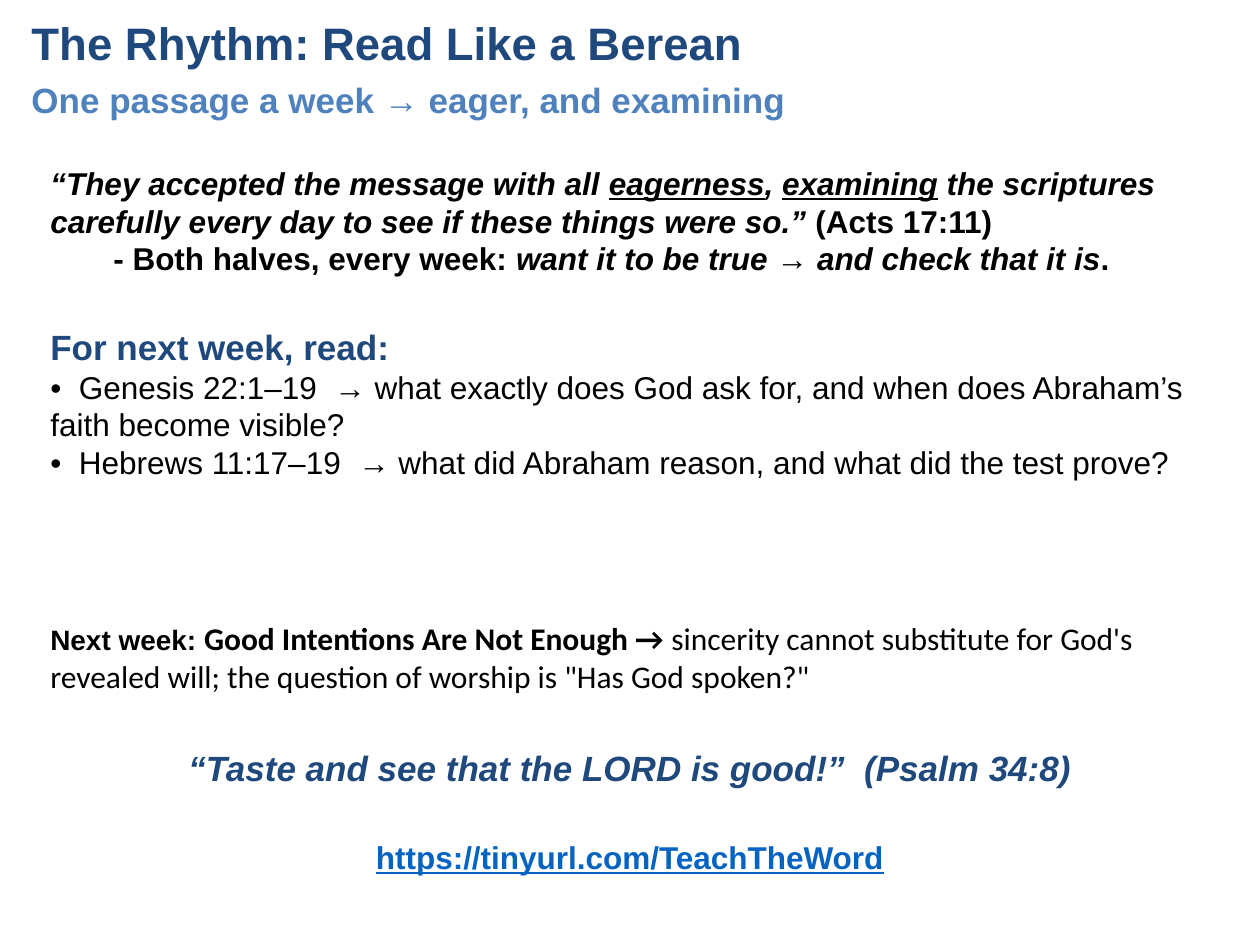
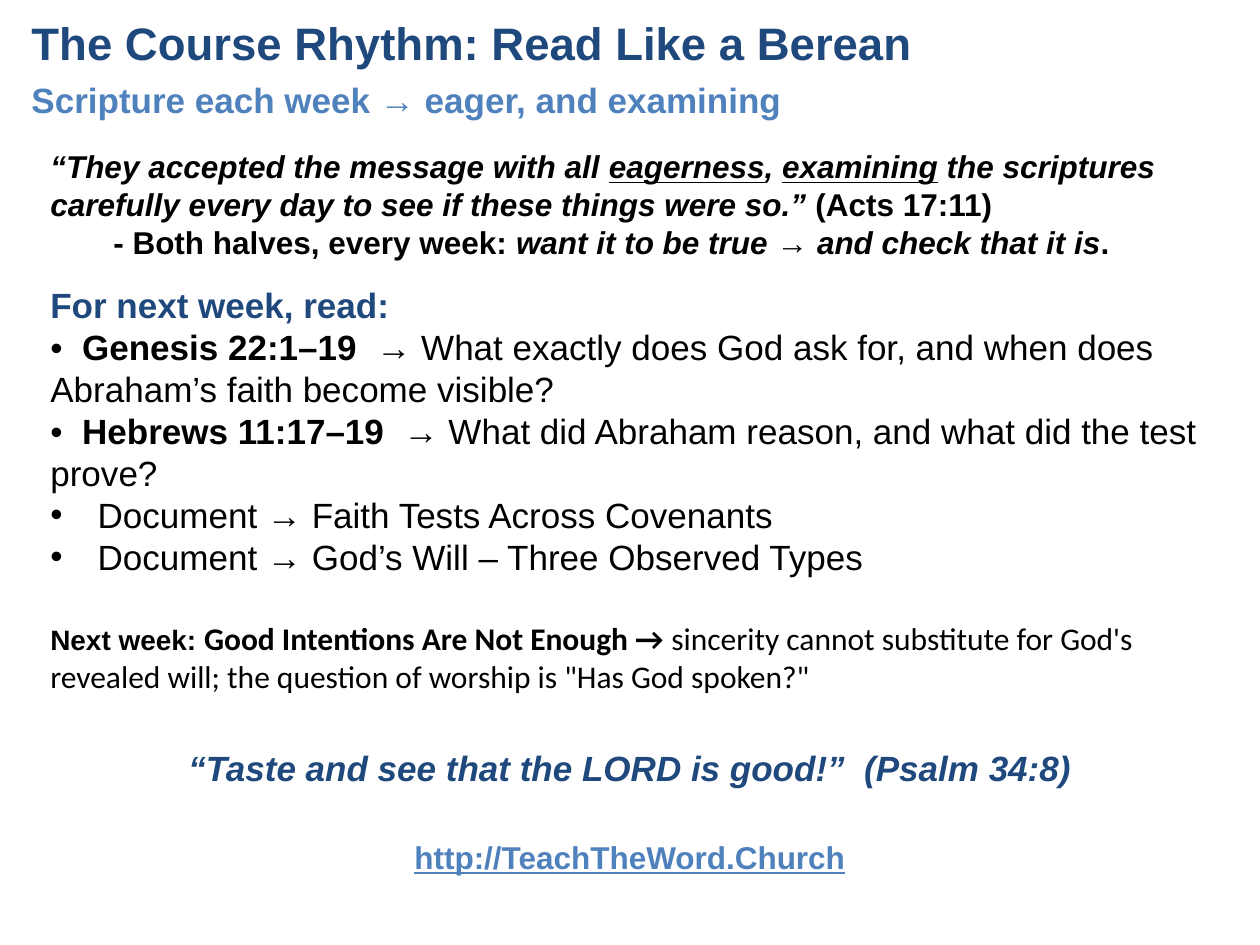
Before and after one commit to UsefulEngines/EvangelismPublic, a slide deck: slide 9 of 2026-Q4/02-PurposeOfTheGood/Week02-PurposeOfTheGood.pptx. Drawn at 1260x945 pixels with LibreOffice and Linux fonts; fonts in the diff are those of the drawing. Boxes give left, top, right and bottom in pixels: in the first picture for what was removed or moved away, otherwise in the second. Text is boxed around its words. In the diff, an @@ line names an element or a change of style, - is before the commit and + after.

```diff
--- a/2026-Q4/02-PurposeOfTheGood/Week02-PurposeOfTheGood.pptx
+++ b/2026-Q4/02-PurposeOfTheGood/Week02-PurposeOfTheGood.pptx
@@ text at <box>31,27,911,69</box>: text changed @@
-The Rhythm: Read Like a Berean
+The Course Rhythm: Read Like a Berean
@@ text at <box>31,87,781,119</box>: text changed @@
-One passage a week → eager, and examining
+Scripture each week → eager, and examining
@@ text "“They accepted the message with ...": place and size @@
-text "“They accepted the message with ..." at <box>50,172,1155,276</box>
+text "“They accepted the message with ..." at <box>50,155,1155,260</box>
@@ text at <box>50,292,1196,577</box>: text changed; size 18 to 20 pt @@
-For next week, read:
-• Genesis 22:1–19 → what exactly does God ask for, and when does Abraham’s faith become visible?
-• Hebrews 11:17–19 → what did Abraham reason, and what did the test prove?
+For next week, read:
+• Genesis 22:1–19 → What exactly does God ask for, and when does Abraham’s faith become visible?
+• Hebrews 11:17–19 → What did Abraham reason, and what did the test prove?
+• Document → Faith Tests Across Covenants
+• Document → God’s Will – Three Observed Types
@@ text at <box>414,846,845,875</box>: text changed; text colour #0563C1 to #4F81BD @@
-https://tinyurl.com/TeachTheWord
+http://TeachTheWord.Church
```
Also in this commit, not shown: 2 other slides changed, 1 slide removed, 2 other files.
